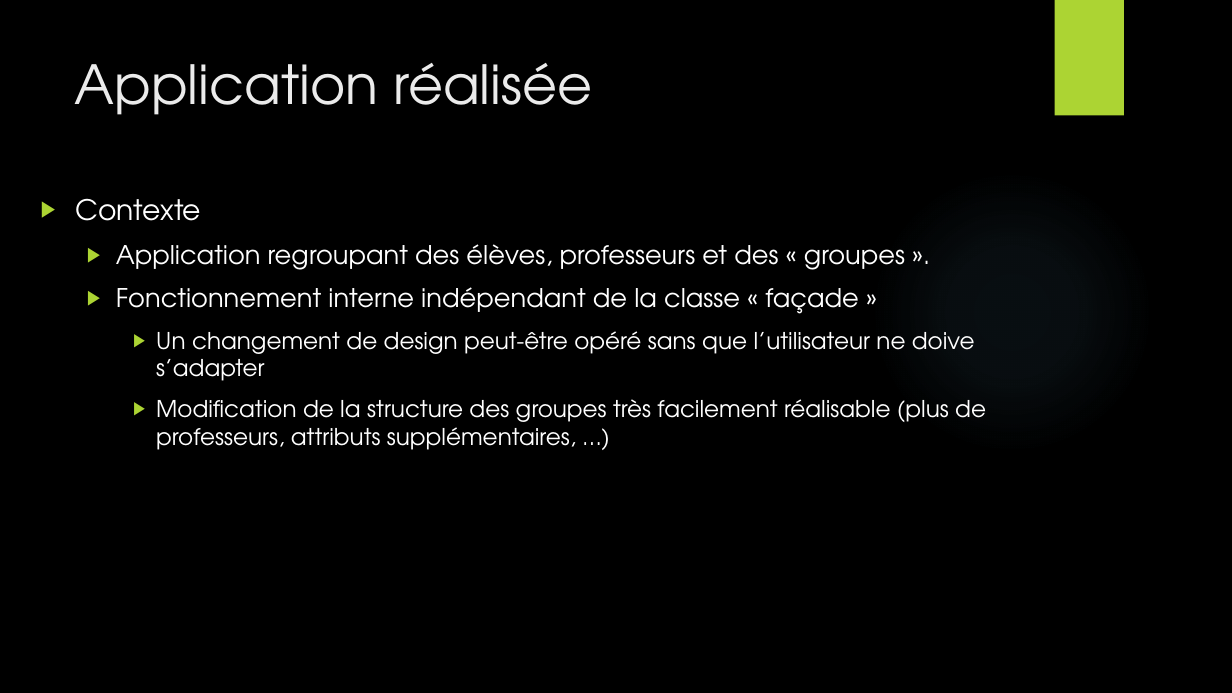
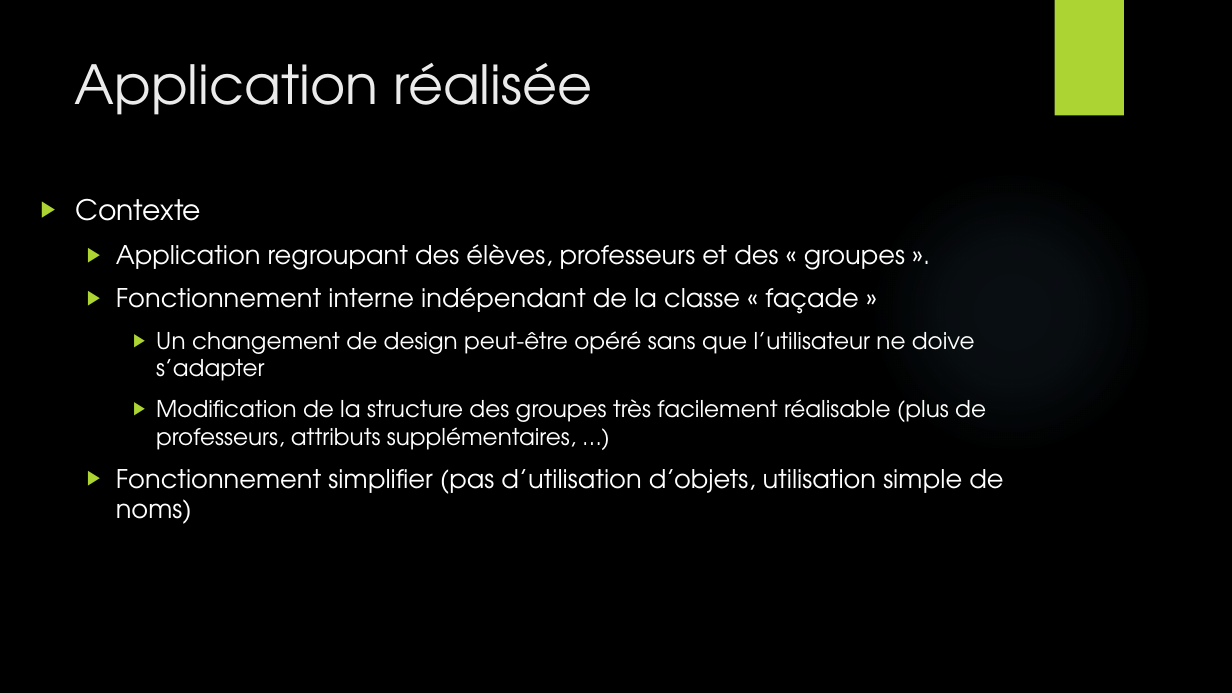
Before and after one commit to PlumpMath/DesignPatternFacade, a slide deck: slide 7 of presentation.pptx. Drawn at 1232x693 pixels with LibreOffice and Linux fonts; fonts in the diff are those of the drawing; background and template pictures are left out. Boxes give left, top, right and bottom in pixels: in the first picture for what was removed or moved away, otherwise in the second. Text is boxed around its words. In the diff, an @@ line names an element or a change of style, - is before the commit and + after.

```diff
--- a/presentation.pptx
+++ b/presentation.pptx
@@ text at (x1=116, y1=469, x2=1003, y2=524): paragraph added @@
+  ▶ Fonctionnement simplifier (pas d’utilisation d’objets, utilisation simple de noms)
```
Also in this commit, not shown: 1 other slide changed, 2 slides added, 7 slides removed, 2 other files.
